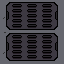
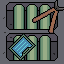
Layer changes from the first 64x64 image to the second:
added layer "computer" above "tools" over [8, 34, 36, 60]
added layer "tools" above "Pasted Layer" over [32, 0, 64, 33]
hid "Pasted Layer" over [7, 2, 58, 60]
added layer "open" above "Background" over [7, 2, 58, 60]
